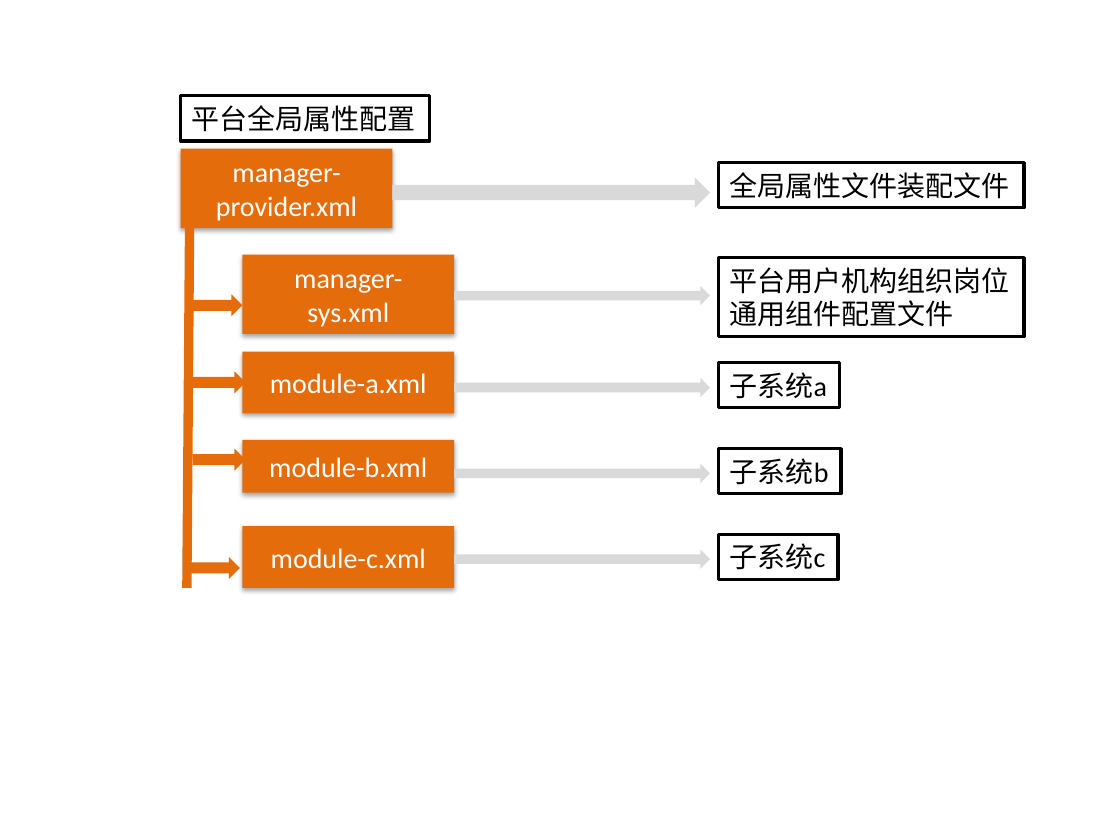
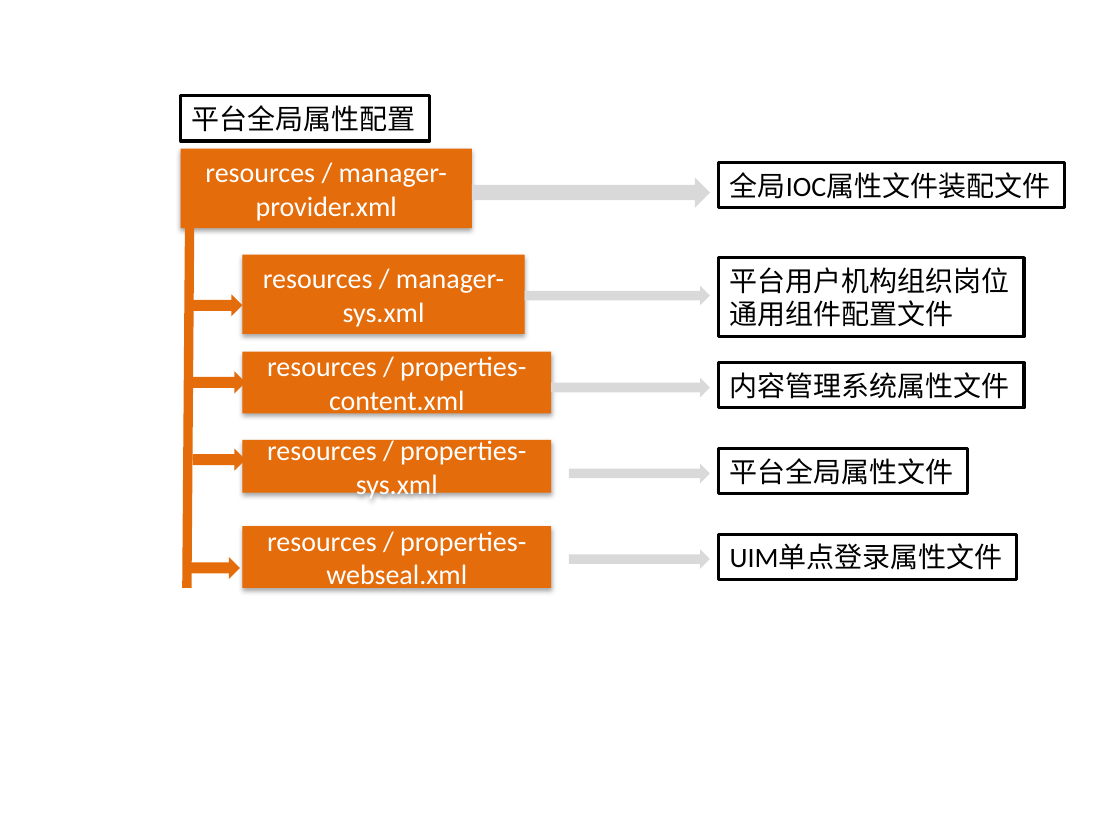
Before and after one commit to zhanght86/bboss-cms, a slide deck: slide 4 of 文档/平台配置文件示意图.pptx. Drawn at 1120x840 pixels with LibreOffice and Linux fonts; fonts in the diff are those of the drawing. Boxes give left, top, right and bottom in pixels: in the first picture for what was removed or moved away, otherwise in the second. Text is boxed around its words. In the diff, an @@ line names an element or a change of style, - is before the commit and + after.

```diff
--- a/文档/平台配置文件示意图.pptx
+++ b/文档/平台配置文件示意图.pptx
@@ rectangle "resources / manager-provider.xml" resized from (x1=180, y1=149, x2=392, y2=228) to (x1=180, y1=149, x2=472, y2=228) @@
@@ text in rectangle at (x1=205, y1=168, x2=447, y2=221): text changed @@
-manager-provider.xml
+resources / manager-provider.xml
@@ right arrow resized from (x1=392, y1=177, x2=709, y2=207) to (x1=472, y1=177, x2=710, y2=207) @@
@@ rectangle "全局IOC属性文件装配文件" resized from (x1=719, y1=162, x2=1025, y2=207) to (x1=719, y1=162, x2=1065, y2=207) @@
@@ text in rectangle at (x1=730, y1=172, x2=1051, y2=199): text changed @@
-全局属性文件装配文件
+全局IOC属性文件装配文件
@@ rectangle "resources / manager-sys.xml" resized from (x1=243, y1=254, x2=455, y2=334) to (x1=243, y1=254, x2=525, y2=334) @@
@@ text in rectangle at (x1=263, y1=274, x2=504, y2=327): text changed @@
-manager-sys.xml
+resources / manager-sys.xml
@@ right arrow resized from (x1=455, y1=286, x2=710, y2=305) to (x1=525, y1=286, x2=710, y2=305) @@
@@ rectangle "resources / properties-content.xml" resized from (x1=243, y1=352, x2=455, y2=413) to (x1=243, y1=352, x2=552, y2=413) @@
@@ text in rectangle at (x1=267, y1=356, x2=526, y2=417): text changed @@
-module-a.xml
+resources / properties-content.xml
@@ right arrow resized from (x1=455, y1=377, x2=710, y2=396) to (x1=551, y1=377, x2=710, y2=396) @@
@@ rectangle "内容管理系统属性文件" resized from (x1=719, y1=363, x2=840, y2=408) to (x1=719, y1=363, x2=1025, y2=408) @@
@@ text in rectangle at (x1=730, y1=372, x2=1010, y2=399): text changed @@
-子系统a
+内容管理系统属性文件
@@ rectangle "resources / properties-sys.xml" resized from (x1=243, y1=440, x2=455, y2=493) to (x1=243, y1=440, x2=552, y2=493) @@
@@ text in rectangle at (x1=267, y1=437, x2=526, y2=501): text changed @@
-module-b.xml
+resources / properties-sys.xml
@@ rectangle "平台全局属性文件" resized from (x1=719, y1=449, x2=841, y2=494) to (x1=719, y1=449, x2=968, y2=494) @@
@@ right arrow resized from (x1=455, y1=464, x2=710, y2=483) to (x1=569, y1=464, x2=710, y2=483) @@
@@ text in rectangle at (x1=730, y1=458, x2=954, y2=485): text changed @@
-子系统b
+平台全局属性文件
@@ rectangle "resources / properties-webseal.xml" resized from (x1=243, y1=526, x2=455, y2=588) to (x1=243, y1=526, x2=552, y2=588) @@
@@ text in rectangle at (x1=267, y1=531, x2=526, y2=591): text changed @@
-module-c.xml
+resources / properties-webseal.xml
@@ rectangle "UIM单点登录属性文件" resized from (x1=719, y1=534, x2=839, y2=579) to (x1=719, y1=534, x2=1017, y2=579) @@
@@ right arrow resized from (x1=455, y1=550, x2=710, y2=569) to (x1=569, y1=550, x2=710, y2=569) @@
@@ text in rectangle at (x1=730, y1=544, x2=1003, y2=570): text changed @@
-子系统c
+UIM单点登录属性文件
```
Also in this commit, not shown: 2 other slides changed, 9 slides added, 1 slide removed.
